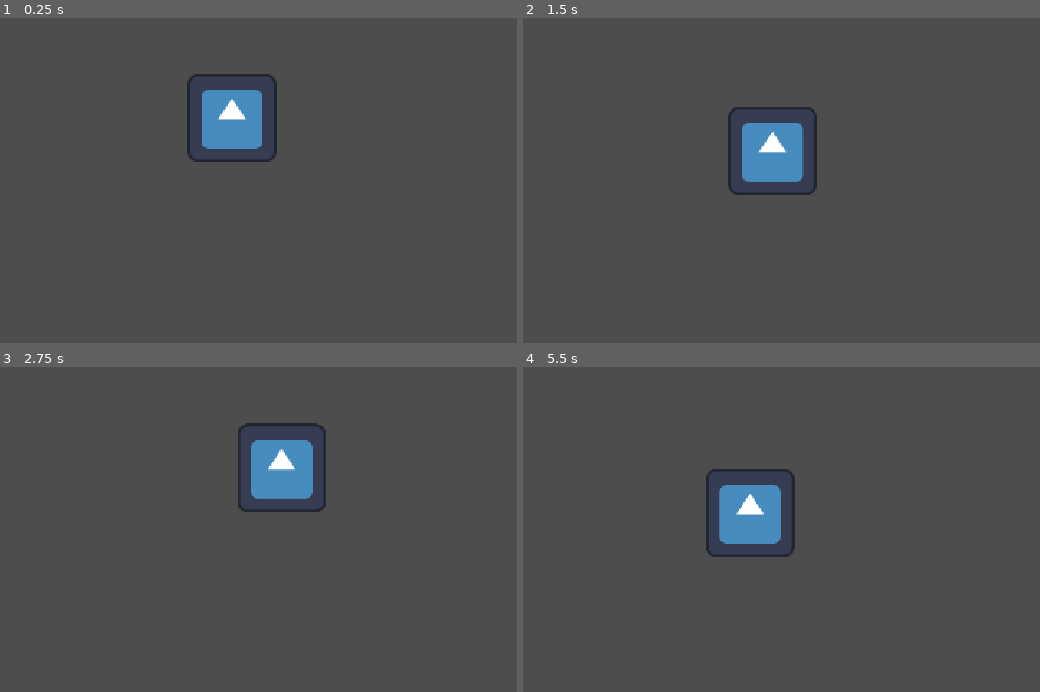
Above: before the commit, frames 1-4 (two rows, left to right).
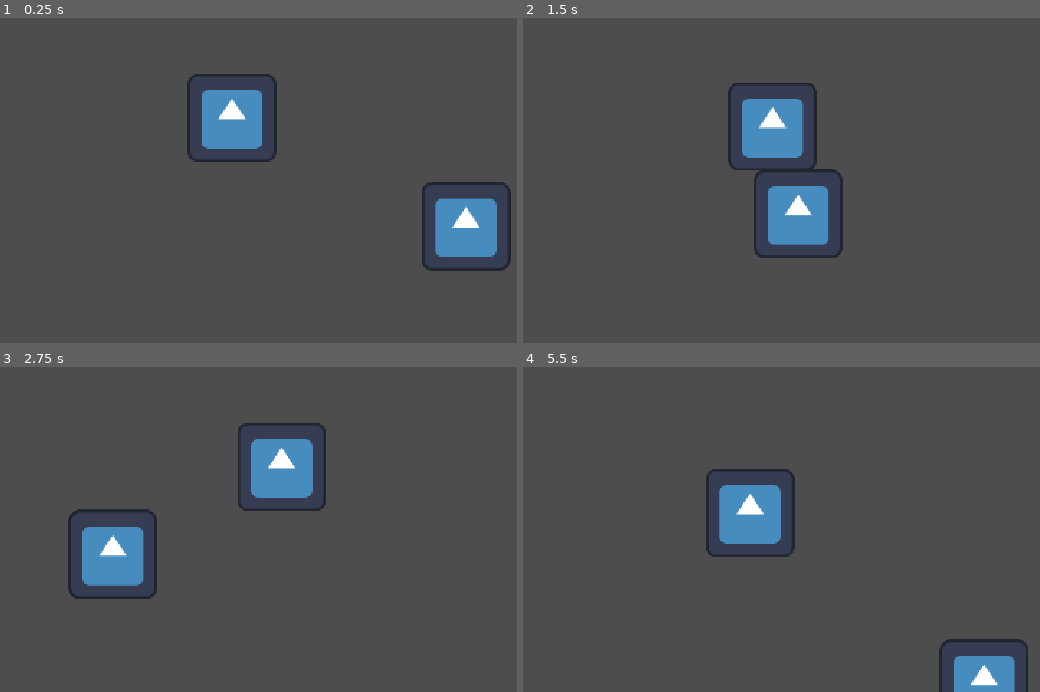
Above: after the commit, the same moments.

Repository: DanielDe8/Moonrunner
Game: Godot game, scene res://Scenes/Main.tscn
Two runs of this game, one before a commit and one after it. Both use one fixed random seed, a clock stepped at 60 frames per second and the inputs below. The engine's default icon, where the game draws it, is replaced by a stand-in: a white triangle on a blue panel in a dark square.
Inputs:
- Up to frame 1 (0.25 s): no input
- Up to frame 2 (1.5 s): tap Enter at 0.5 s; hold Right (right) 0.53-1.28 s; hold Down (down) from 1.28 s (still down)
- Up to frame 3 (2.75 s): release Down (down) at 2.03 s; hold Right (right) from 2.03 s (still down)
- Up to frame 4 (5.5 s): release Right (right) at 2.78 s; hold Up (up) 2.78-3.53 s; hold Left (left) 3.53-5.03 s; tap Space at 5 s; hold Down (down) from 5.03 s (still down)

The runs differ from the first frame. In frame 1, 2.8% of the frame differs, in the area x 81-99%, y 50-78%; in frame 2, 5.0%, in the area x 39-62%, y 20-74%; in frame 3, 3.1%; in frame 4, 1.7%.

Commit message:
add random sprite to check collisions and movement

Diff:
--- a/Scenes/Main.tscn
+++ b/Scenes/Main.tscn
@@ -1,7 +1,21 @@
 [gd_scene format=3 uid="uid://cnhkgjgdhjdc1"]
 
 [ext_resource type="PackedScene" uid="uid://bsly0swvikiyv" path="res://Objects/Player.tscn" id="1_r150o"]
+[ext_resource type="Texture2D" uid="uid://u6ipfxc83v4x" path="res://Assets/icon.svg" id="2_idj7w"]
+
+[sub_resource type="RectangleShape2D" id="RectangleShape2D_j2vsi"]
+size = Vector2(129, 128)
 
 [node name="Node2D" type="Node2D" unique_id=1416863422]
 
 [node name="Player" parent="." unique_id=1788329522 instance=ExtResource("1_r150o")]
+
+[node name="StaticBody2D" type="StaticBody2D" parent="." unique_id=1700709170]
+
+[node name="CollisionShape2D" type="CollisionShape2D" parent="StaticBody2D" unique_id=1659130027]
+position = Vector2(337.5, 156)
+shape = SubResource("RectangleShape2D_j2vsi")
+
+[node name="Sprite2D" type="Sprite2D" parent="StaticBody2D" unique_id=1716978013]
+position = Vector2(337, 156)
+texture = ExtResource("2_idj7w")
